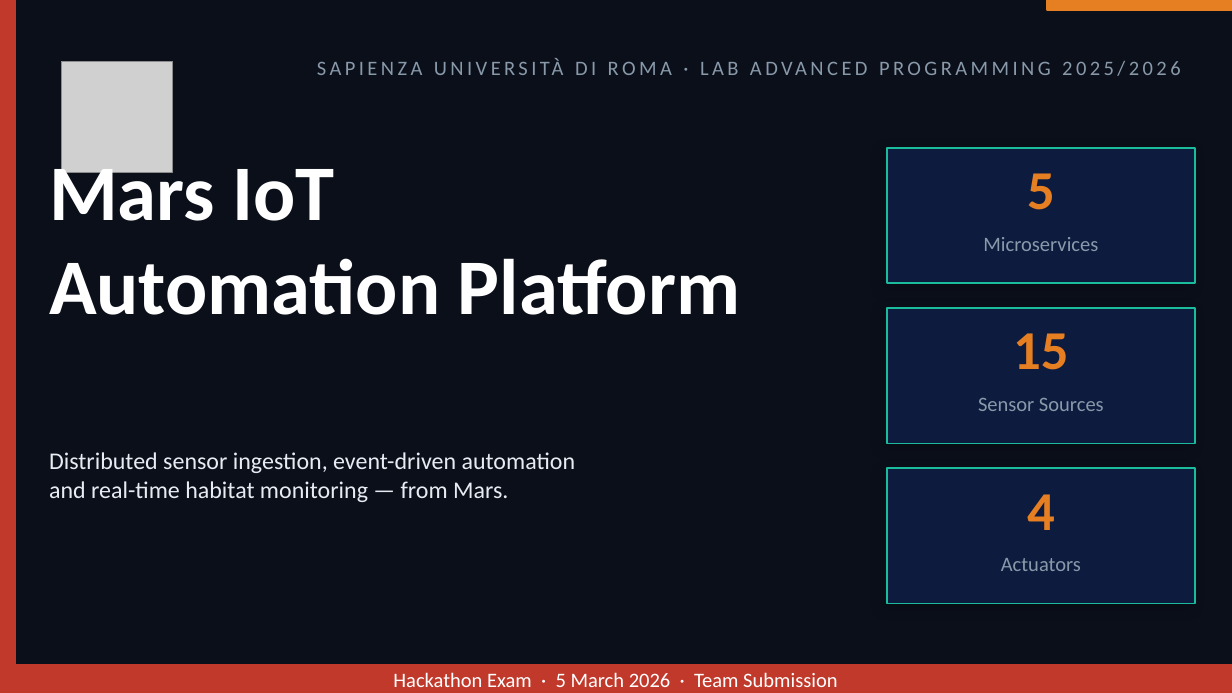
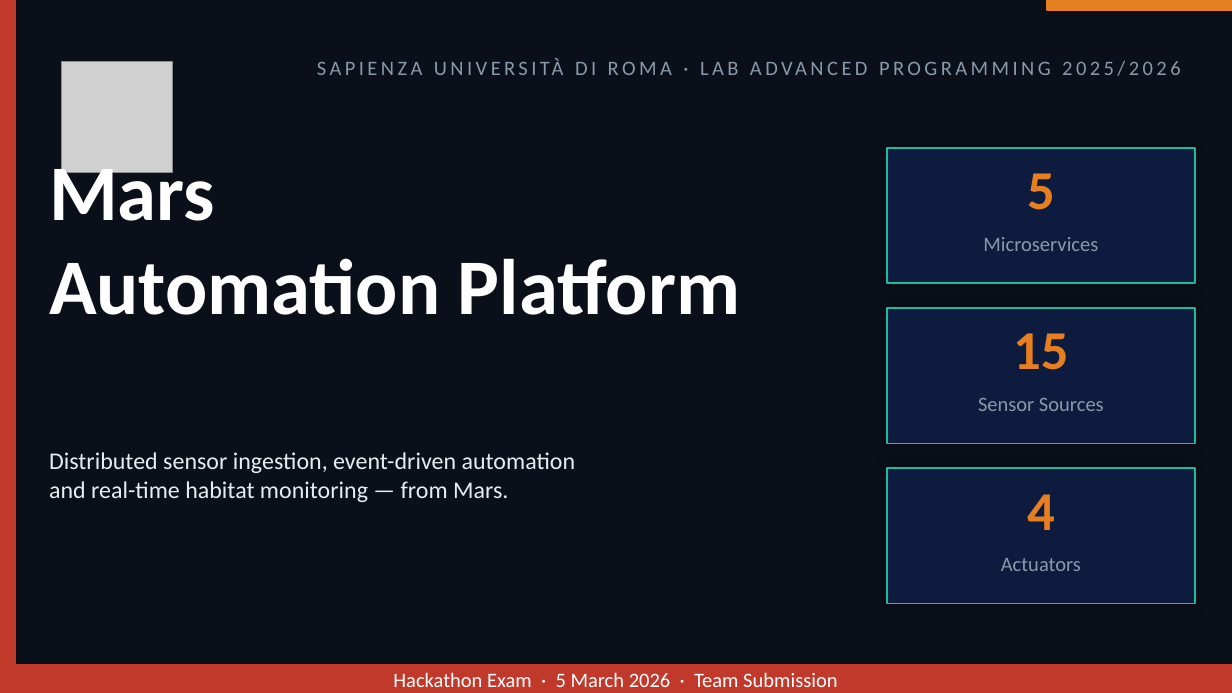
Before and after one commit to robev2252060/2247107_MAP, a slide deck: slide 1 of booklets/mars_platform.pptx. Drawn at 1232x693 pixels with LibreOffice and Linux fonts; fonts in the diff are those of the drawing; grey boxes stand for pictures. Boxes give left, top, right and bottom in pixels: in the first picture for what was removed or moved away, otherwise in the second. Text is boxed around its words. In the diff, an @@ line names an element or a change of style, - is before the commit and + after.

```diff
--- a/booklets/mars_platform.pptx
+++ b/booklets/mars_platform.pptx
@@ text at box(49, 154, 215, 221): text changed @@
-Mars IoT
+Mars
```
Also in this commit, not shown: 1 other slide changed.
